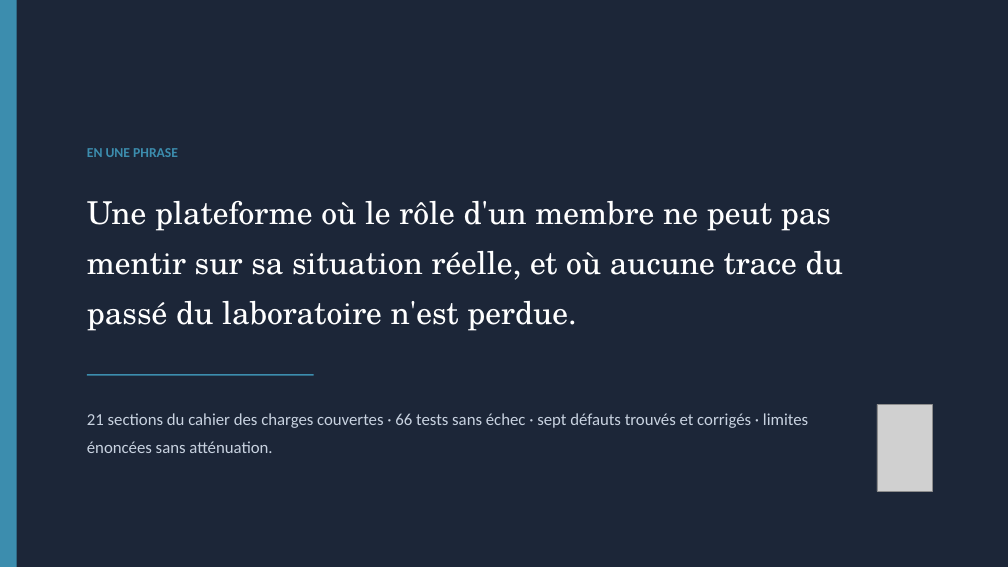
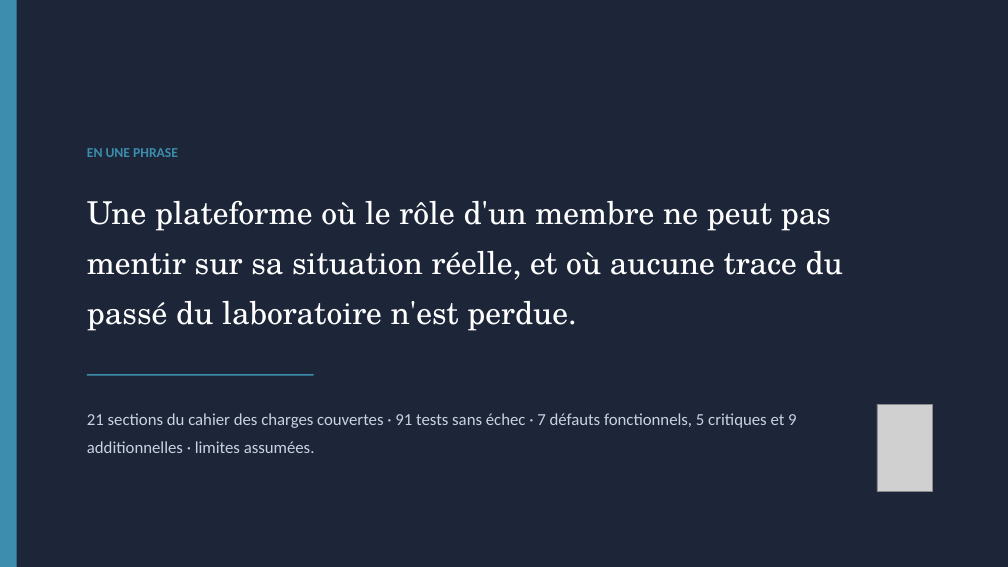
Before and after one commit to DOUAEM449/LIAS-Lab-Management, a slide deck: slide 16 of docs/report/Soutenance_LIAS.pptx. Drawn at 1008x567 pixels with LibreOffice and Linux fonts; fonts in the diff are those of the drawing; grey boxes stand for pictures. Boxes give left, top, right and bottom in pixels: in the first picture for what was removed or moved away, otherwise in the second. Text is boxed around its words. In the diff, an @@ line names an element or a change of style, - is before the commit and + after.

```diff
--- a/docs/report/Soutenance_LIAS.pptx
+++ b/docs/report/Soutenance_LIAS.pptx
@@ text at (87,413,796,453): text changed @@
-21 sections du cahier des charges couvertes · 66 tests sans échec · sept défauts trouvés et corrigés · limites énoncées sans atténuation.
+21 sections du cahier des charges couvertes · 91 tests sans échec · 7 défauts fonctionnels, 5 critiques et 9 additionnelles · limites assumées.
```
Also in this commit, not shown: 3 other slides changed, 14 other files.
